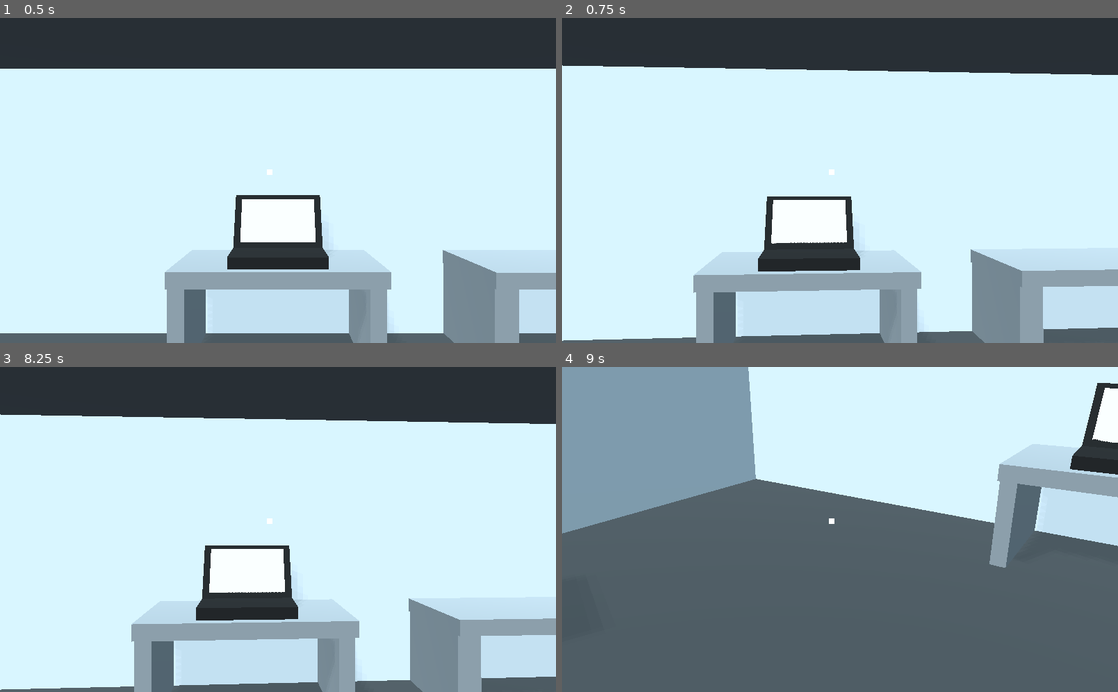
Above: before the commit, frames 1-4 (two rows, left to right).
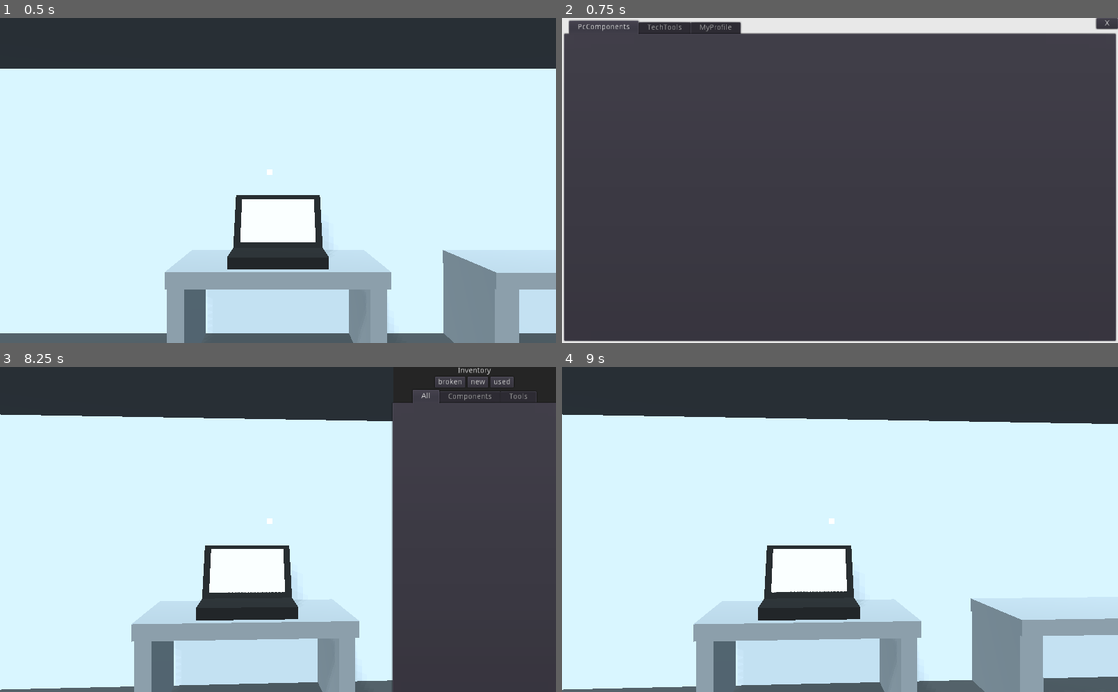
Above: after the commit, the same moments.

Repository: AAncapo/pc-builder-sim
Game: Godot game, scene res://main.tscn
Same seed, same stepped clock (60 frames per second), same inputs: the game is played once before the commit and once after it.
Inputs (mouse positions are in pixels of both pictures, inside the frame that each line leads up to):
- Up to frame 1 (0.5 s): no input
- Up to frame 2 (0.75 s): tap Enter at 0.5 s; move the mouse to (867, 180) at 0.52 s; click (867, 180) at 0.6 s
- Up to frame 3 (8.25 s): tap E (interact, bound only before the commit) at 0.8 s; click (450, 383) at 1.25 s, where only the run after the commit has a clickable "broken"; click (500, 383) at 2 s, where only the run after the commit has a clickable "used"; click (478, 383) at 2.75 s, where only the run after the commit has a clickable "new"; click (478, 383) at 3.5 s, where only the run after the commit has a clickable "new"; click (450, 383) at 4.25 s, where only the run after the commit has a clickable "broken"; click (500, 383) at 5 s, where only the run after the commit has a clickable "used"; click (450, 383) at 5.75 s, where only the run after the commit has a clickable "broken"; click (478, 383) at 6.5 s, where only the run after the commit has a clickable "new"; click (500, 383) at 7.25 s, where only the run after the commit has a clickable "used"; click "X" at 8 s
- Up to frame 4 (9 s): tap Space at 8.75 s; move the mouse to (812, 529) at 8.77 s; tap E (interact, bound only before the commit) at 8.85 s

Frame 1 is identical in both runs. In frame 2, 87% of the frame differs, in the area x 0-100%, y 0-100%; in frame 3, 25%; in frame 4, 83%.

Commit message:
inventory

Diff:
--- a/gui/item-button.gd
+++ b/gui/item-button.gd
@@ -1,16 +1,17 @@
-extends Button
+class_name iButton extends Button
 
-signal _pressed(item)
+signal _pressed(button)
+signal _hover(item)
 
-
-var item: Item
-var item_id: String
-
+var item_linked: Item
 
 func _ready():
-	text = item.nametag
-	item_id = item.item_id
+	text = item_linked.nametag
 
 
 func _on_itembutton_pressed():
-	emit_signal("_pressed",item)
+	emit_signal("_pressed",self)
+
+
+func _on_item_button_mouse_entered():
+	emit_signal("_hover", item_linked)
--- a/gui/item_button.tscn
+++ b/gui/item_button.tscn
@@ -9,4 +9,5 @@
 text = "item-1"
 script = ExtResource( 1 )
 
+[connection signal="mouse_entered" from="." to="." method="_on_item_button_mouse_entered"]
 [connection signal="pressed" from="." to="." method="_on_itembutton_pressed"]
--- a/gui/package_list.gd
+++ b/gui/package_list.gd
@@ -5,14 +5,15 @@
 
 onready var obj_preview_vp = $"object_preview_3D"
 var packages = []
-var current_pckg: ItemsPackage
+
+
+func _ready():
+	hide()
 
 
 func add_package(new_pckg:ItemsPackage):
 	packages.append(new_pckg)
 	create_item_list(new_pckg)
-	if !current_pckg:
-		current_pckg = new_pckg
 
 
 func create_item_list(_pckg:ItemsPackage):
@@ -20,25 +21,33 @@
 	var new_item_list = pckg_items_temp.instance()
 	$"%packages_list".add_child(new_item_list)
 	new_item_list.name = _pckg.sender
-
 	## instance buttons x items in pckg ##
 	var pckg_items = _pckg.get_items()
 	for item in pckg_items:
-		var ibutton: Button = button_temp.instance()
-		ibutton.item = item
+		var ibutton: iButton = button_temp.instance()
+		ibutton.item_linked = item
 		new_item_list.add_child(ibutton)
-
+		ibutton.connect("_hover", self, "__on_ibutton__hover")
 		ibutton.connect("_pressed", self, "__on_ibutton_pressed")
 
 
-func __on_ibutton_pressed(b_item:Item):
-	var item_mesh = b_item.get_child(0).mesh.duplicate()
+func __on_ibutton__hover(_item:Item):
+	var item_mesh = _item.get_child(0).mesh.duplicate()
 	obj_preview_vp.display_item(item_mesh)
 
 
-func _on_packages_list_tab_changed(tab):
-	current_pckg = packages[tab]
-#	obj_preview_vp.update_items_to_display(current_pckg.get_items())
+func __on_ibutton_pressed(_button:iButton):
+	## send to inventory
+	Events.emit_signal("added_item_to_inv", _button.item_linked)
+	_button.queue_free()
+
+
+func _on_take_all_pressed():
+	var pckg_list: TabContainer = $"%packages_list"
+	var current_pkg = pckg_list.get_child(pckg_list.current_tab)
+	for ibutton in current_pkg.get_children():
+		Events.emit_signal("added_item_to_inv",ibutton.item_linked)
+		ibutton.queue_free()
 
 
 func _on_exit_pressed():
--- a/interactables/receiver.tscn
+++ b/interactables/receiver.tscn
@@ -59,7 +59,6 @@
 transform = Transform( 1, 0, 0, 0, 1, 0, 2.84217e-14, 0, 1, 0, 0, -0.960956 )
 
 [node name="received_pckgs" type="Control" parent="."]
-visible = false
 anchor_right = 1.0
 anchor_bottom = 1.0
 rect_min_size = Vector2( 300, 0 )
@@ -89,8 +88,19 @@
 [node name="packages_list" type="TabContainer" parent="received_pckgs/Control/VBoxContainer"]
 unique_name_in_owner = true
 margin_right = 290.0
+margin_bottom = 522.0
+size_flags_vertical = 3
+
+[node name="take_all" type="Button" parent="received_pckgs/Control/VBoxContainer"]
+margin_left = 105.0
+margin_top = 526.0
+margin_right = 185.0
 margin_bottom = 546.0
-size_flags_vertical = 3
+grow_horizontal = 2
+grow_vertical = 2
+rect_min_size = Vector2( 80, 20 )
+size_flags_horizontal = 4
+text = "take all"
 
 [node name="exit" type="Button" parent="received_pckgs/Control/VBoxContainer"]
 margin_left = 105.0
@@ -105,20 +115,18 @@
 
 [node name="object_preview_3D" type="ViewportContainer" parent="received_pckgs"]
 anchor_left = 1.0
-anchor_top = 0.5
 anchor_right = 1.0
-anchor_bottom = 0.5
-margin_left = -400.0
-margin_top = -200.0
-margin_right = -20.0
-margin_bottom = 200.0
+anchor_bottom = 1.0
+margin_left = -600.0
+grow_horizontal = 0
+grow_vertical = 2
 script = ExtResource( 3 )
 
 [node name="Viewport" type="Viewport" parent="received_pckgs/object_preview_3D"]
-size = Vector2( 400, 400 )
+size = Vector2( 600, 600 )
 transparent_bg = true
 handle_input_locally = false
-render_target_update_mode = 0
+render_target_update_mode = 3
 
 [node name="Camera" type="Camera" parent="received_pckgs/object_preview_3D/Viewport"]
 transform = Transform( -1, 0, -8.74228e-08, 0, 1, 0, 8.74228e-08, 0, -1, 0, 0, 1.51154 )
@@ -136,5 +144,5 @@
 anims/RESET = SubResource( 1 )
 anims/rotate_item = SubResource( 2 )
 
-[connection signal="tab_changed" from="received_pckgs/Control/VBoxContainer/packages_list" to="received_pckgs" method="_on_packages_list_tab_changed"]
+[connection signal="pressed" from="received_pckgs/Control/VBoxContainer/take_all" to="received_pckgs" method="_on_take_all_pressed"]
 [connection signal="pressed" from="received_pckgs/Control/VBoxContainer/exit" to="received_pckgs" method="_on_exit_pressed"]
--- a/item/item.gd
+++ b/item/item.gd
@@ -1,6 +1,7 @@
 class_name Item extends Spatial
 
 var item_id
+#var pckg_origin: ItemsPackage
 
 func _ready():
 	item_id = generate_item_id(10)
@@ -9,7 +10,7 @@
 func generate_item_id(max_id_length: int):
 	randomize()
 	var chars = "abcdefghijklmnopqrstuvwxyz0123456789"
-	max_id_length = clamp(max_id_length,4,chars.length())
+	max_id_length = max(4,chars.length())
 	var id := ""
 	for ch in max_id_length:
 		id += chars[randi()%chars.length()]
--- a/main.tscn
+++ b/main.tscn
@@ -1,10 +1,11 @@
-[gd_scene load_steps=16 format=2]
+[gd_scene load_steps=17 format=2]
 
 [ext_resource path="res://player/player.tscn" type="PackedScene" id=1]
 [ext_resource path="res://interactables/receiver.tscn" type="PackedScene" id=2]
 [ext_resource path="res://interactables/players_pc.tscn" type="PackedScene" id=3]
 [ext_resource path="res://packages/starter_pckg.tscn" type="PackedScene" id=4]
 [ext_resource path="res://main.gd" type="Script" id=5]
+[ext_resource path="res://player/inventory.gd" type="Script" id=6]
 
 [sub_resource type="CubeMesh" id=1]
 flip_faces = true
@@ -42,6 +43,92 @@
 shadow_color = Color( 0.74902, 0.74902, 0.74902, 1 )
 
 [node name="player" parent="." instance=ExtResource( 1 )]
+
+[node name="Inventory" type="Control" parent="player"]
+anchor_right = 1.0
+anchor_bottom = 1.0
+script = ExtResource( 6 )
+
+[node name="Control" type="Control" parent="player/Inventory"]
+anchor_left = 1.0
+anchor_right = 1.0
+anchor_bottom = 1.0
+grow_horizontal = 0
+rect_min_size = Vector2( 300, 0 )
+
+[node name="bg" type="ColorRect" parent="player/Inventory/Control"]
+anchor_right = 1.0
+anchor_bottom = 1.0
+color = Color( 0.145098, 0.145098, 0.145098, 1 )
+
+[node name="VBoxContainer" type="VBoxContainer" parent="player/Inventory/Control"]
+anchor_right = 1.0
+anchor_bottom = 1.0
+
+[node name="inv" type="Label" parent="player/Inventory/Control/VBoxContainer"]
+margin_right = 300.0
+margin_bottom = 14.0
+text = "Inventory"
+align = 1
+
+[node name="search_filters" type="HBoxContainer" parent="player/Inventory/Control/VBoxContainer"]
+margin_top = 18.0
+margin_right = 300.0
+margin_bottom = 38.0
+rect_min_size = Vector2( 300, 20 )
+alignment = 1
+
+[node name="broken" type="Button" parent="player/Inventory/Control/VBoxContainer/search_filters"]
+margin_left = 77.0
+margin_right = 133.0
+margin_bottom = 20.0
+toggle_mode = true
+text = "broken"
+
+[node name="new" type="Button" parent="player/Inventory/Control/VBoxContainer/search_filters"]
+margin_left = 137.0
+margin_right = 175.0
+margin_bottom = 20.0
+toggle_mode = true
+text = "new"
+
+[node name="used" type="Button" parent="player/Inventory/Control/VBoxContainer/search_filters"]
+margin_left = 179.0
+margin_right = 222.0
+margin_bottom = 20.0
+toggle_mode = true
+text = "used"
+
+[node name="TabContainer" type="TabContainer" parent="player/Inventory/Control/VBoxContainer"]
+margin_top = 42.0
+margin_right = 300.0
+margin_bottom = 600.0
+size_flags_vertical = 3
+
+[node name="All" type="VBoxContainer" parent="player/Inventory/Control/VBoxContainer/TabContainer"]
+unique_name_in_owner = true
+anchor_right = 1.0
+anchor_bottom = 1.0
+margin_left = 4.0
+margin_top = 32.0
+margin_right = -4.0
+margin_bottom = -4.0
+size_flags_vertical = 3
+
+[node name="Components" type="VBoxContainer" parent="player/Inventory/Control/VBoxContainer/TabContainer"]
+visible = false
+anchor_right = 1.0
+anchor_bottom = 1.0
+margin_left = 4.0
+margin_top = 32.0
+margin_right = -4.0
+margin_bottom = -4.0
+
+[node name="Tools" type="VBoxContainer" parent="player/Inventory/Control/VBoxContainer/TabContainer"]
+visible = false
+margin_right = 40.0
+margin_bottom = 40.0
+size_flags_vertical = 3
 
 [node name="room" type="MeshInstance" parent="."]
 transform = Transform( 5, 0, 0, 0, 1.5, 0, 0, 0, 5, 0, 1.45557, 0 )
@@ -103,6 +190,12 @@
 
 [node name="players_pc" parent="." instance=ExtResource( 3 )]
 transform = Transform( 1, 0, 0, 0, 1, 0, 0, 0, 1, 0, 0.985209, -4.18074 )
+
+[node name="receiver" parent="." instance=ExtResource( 2 )]
+transform = Transform( -4.37114e-08, 0, -1, 0, 1, 0, 1, 0, -4.37114e-08, -4.84346, 0, 0 )
+
+[node name="Camera" parent="receiver/received_pckgs/object_preview_3D/Viewport" index="0"]
+transform = Transform( 0.00321133, 0, 0.999995, 0, 1, 0, -0.999995, 0, 0.00321133, -6.14871, 0, 0.685755 )
 
 [node name="gui" type="Control" parent="."]
 visible = false
@@ -158,10 +251,4 @@
 margin_bottom = 87.0
 text = "continue"
 
-[node name="receiver" parent="." instance=ExtResource( 2 )]
-transform = Transform( -4.37114e-08, 0, -1, 0, 1, 0, 1, 0, -4.37114e-08, -4.84346, 0, 0 )
-
-[node name="Camera" parent="receiver/received_pckgs/object_preview_3D/Viewport" index="0"]
-transform = Transform( 0.00321133, 0, 0.999995, 0, 1, 0, -0.999995, 0, 0.00321133, -6.14871, 0, 0.685755 )
-
 [editable path="receiver"]
--- a/player/inventory.gd
+++ b/player/inventory.gd
@@ -1,3 +1,17 @@
-class_name Inventory extends Node
+class_name Inventory extends Control
 
-var items = []
+onready var allItems := $"%All"
+var items_stored = []
+var button_temp = preload("res://gui/item_button.tscn")
+
+
+func _ready():
+	hide()
+	Events.connect("added_item_to_inv",self,"__on_item_added")
+
+
+func __on_item_added(new_item):
+	var ibutton:iButton = button_temp.instance()
+	ibutton.item_linked = new_item
+	allItems.add_child(ibutton)
+	items_stored.append(new_item)
--- a/player/player.gd
+++ b/player/player.gd
@@ -2,30 +2,16 @@
 
 onready var cam = $CamBase
 onready var ray: RayCast = $CamBase/Camera/RayCast
+onready var inventory: Inventory = $Inventory
+
 var mouse_sensitivity = 0.07
 
 var interact_obj: Interactable
 
-var inventory
-
 
 func _ready():
-	toggle_mouse_mode()
-	if !inventory:
-		inventory = Inventory.new()
-
+	toggle_or_set_mouse_mode()
 	Events.connect("interaction_exited", self, "_on_exit_interaction")
-
-
-func _physics_process(delta: float) -> void:
-	if Input.is_action_just_pressed("interact"):
-		if interact_obj:
-			_on_exit_interaction()
-		else:
-			if ray.is_colliding() && ray.get_collider() is Interactable:
-				interact_obj = ray.get_collider()
-				interact_obj.interact()
-				toggle_mouse_mode()
 
 
 func _unhandled_input(event: InputEvent) -> void:
@@ -34,19 +20,38 @@
 		cam.rotation_degrees.x = clamp(cam.rotation_degrees.x,-90,90)
 		cam.rotate_x(deg2rad(-event.relative.y * mouse_sensitivity))
 
+	if Input.is_action_just_pressed("interact"):
+		if interact_obj:
+			return
+		if ray.is_colliding() && ray.get_collider() is Interactable:
+			interact_obj = ray.get_collider()
+			interact_obj.interact()
+			toggle_or_set_mouse_mode()
+	if Input.is_action_just_pressed("exit_interaction"):
+		_on_exit_interaction()
+
+	if event.is_action_pressed('inventory'):
+		inventory.visible = !inventory.visible
+		toggle_or_set_mouse_mode(0 if inventory.visible else 2)
+
 	if event.is_action_pressed("ui_cancel"):
 		if interact_obj:
 			_on_exit_interaction()
 			return
-		toggle_mouse_mode()
+		toggle_or_set_mouse_mode()
 
 
-func toggle_mouse_mode():
-	var mouse_mode = 0 if Input.get_mouse_mode() == 2 else 2
+func toggle_or_set_mouse_mode(mouse_mode:int = -1):
+	#VISIBLE=0
+	#CAPTURED=2
+	if mouse_mode >= 0:
+		Input.set_mouse_mode(mouse_mode)
+		return
+	mouse_mode = 0 if Input.get_mouse_mode() == 2 else 2
 	Input.set_mouse_mode(mouse_mode)
 
 
 func _on_exit_interaction():
 	interact_obj.exit()
 	interact_obj = null
-	toggle_mouse_mode()
+	toggle_or_set_mouse_mode()
--- a/project.godot
+++ b/project.godot
@@ -19,7 +19,7 @@
 "language": "GDScript",
 "path": "res://interactables/interactable.gd"
 }, {
-"base": "Node",
+"base": "Control",
 "class": "Inventory",
 "language": "GDScript",
 "path": "res://player/inventory.gd"
@@ -43,6 +43,11 @@
 "class": "Receiver",
 "language": "GDScript",
 "path": "res://interactables/receiver.gd"
+}, {
+"base": "Button",
+"class": "iButton",
+"language": "GDScript",
+"path": "res://gui/item-button.gd"
 } ]
 _global_script_class_icons={
 "Component": "",
@@ -51,7 +56,8 @@
 "Item": "",
 "ItemsPackage": "",
 "Player": "",
-"Receiver": ""
+"Receiver": "",
+"iButton": ""
 }
 
 [application]
@@ -92,7 +98,17 @@
 }
 interact={
 "deadzone": 0.5,
+"events": [ Object(InputEventMouseButton,"resource_local_to_scene":false,"resource_name":"","device":0,"alt":false,"shift":false,"control":false,"meta":false,"command":false,"button_mask":0,"position":Vector2( 0, 0 ),"global_position":Vector2( 0, 0 ),"factor":1.0,"button_index":1,"pressed":false,"doubleclick":false,"script":null)
+ ]
+}
+inventory={
+"deadzone": 0.5,
 "events": [ Object(InputEventKey,"resource_local_to_scene":false,"resource_name":"","device":0,"alt":false,"shift":false,"control":false,"meta":false,"command":false,"pressed":false,"scancode":69,"physical_scancode":0,"unicode":0,"echo":false,"script":null)
+ ]
+}
+exit_interaction={
+"deadzone": 0.5,
+"events": [ Object(InputEventMouseButton,"resource_local_to_scene":false,"resource_name":"","device":0,"alt":false,"shift":false,"control":false,"meta":false,"command":false,"button_mask":0,"position":Vector2( 0, 0 ),"global_position":Vector2( 0, 0 ),"factor":1.0,"button_index":2,"pressed":false,"doubleclick":false,"script":null)
  ]
 }
 
